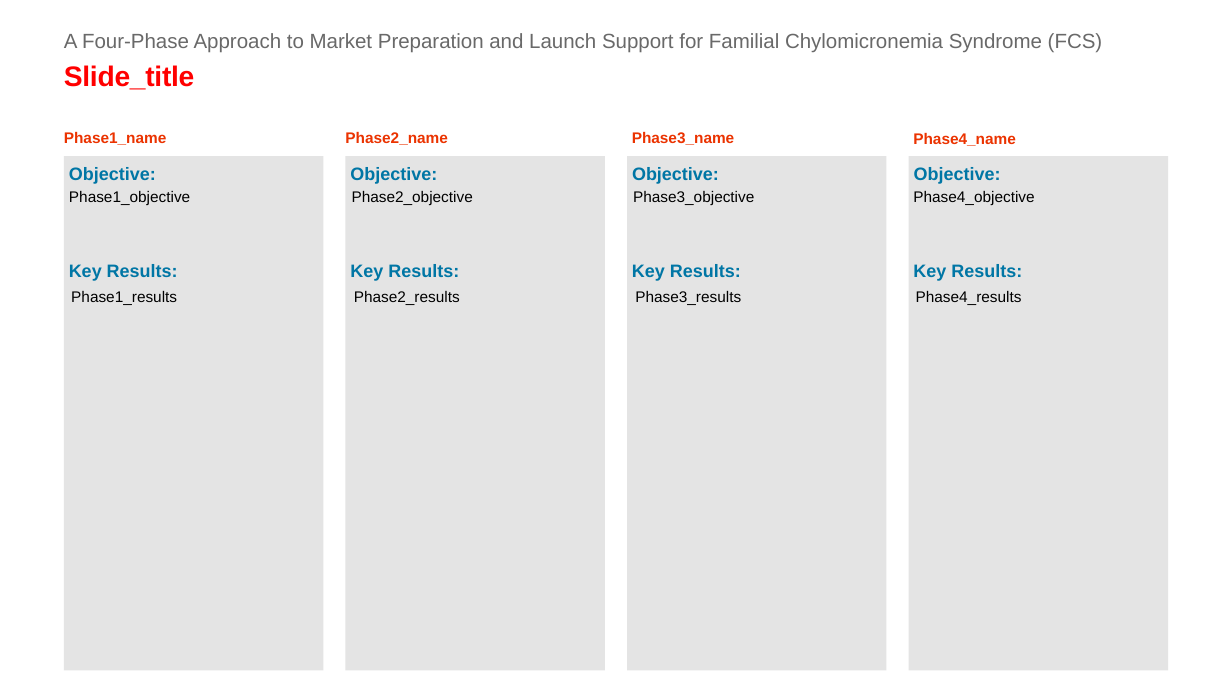
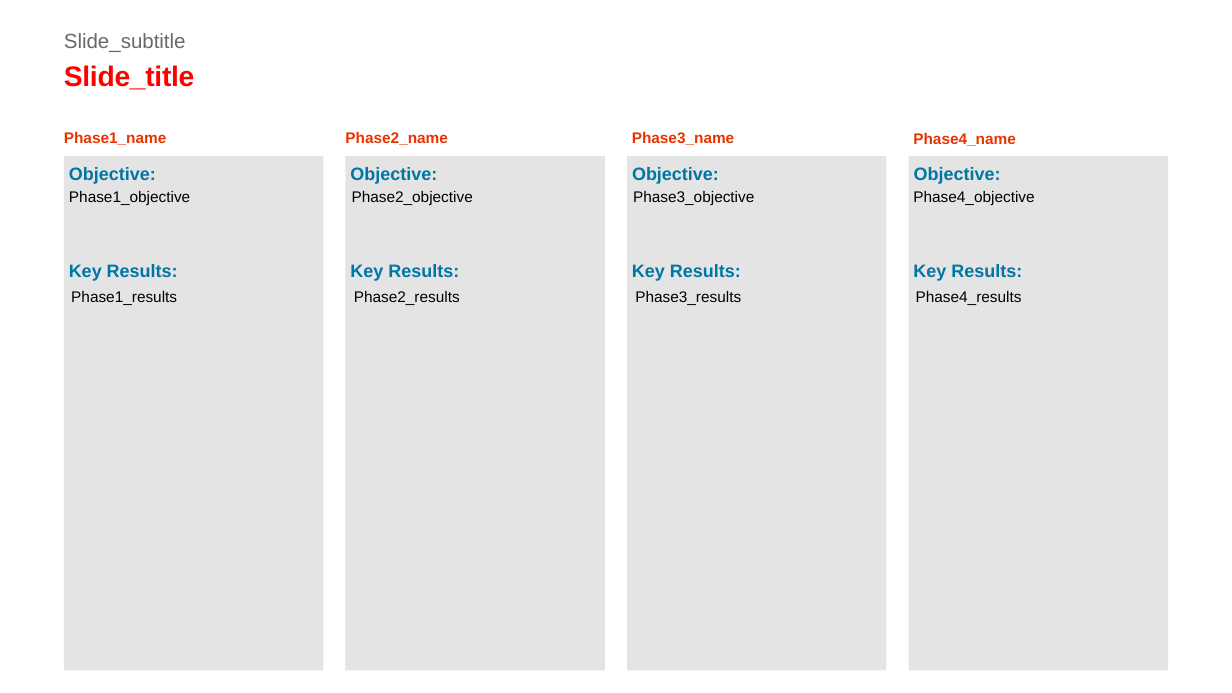
Before and after one commit to xpistos90210/templates, a slide deck: slide 1 of OKRs_template.pptx. Drawn at 1232x693 pixels with LibreOffice and Linux fonts; fonts in the diff are those of the drawing. Boxes give left, top, right and bottom in pixels: in the first picture for what was removed or moved away, otherwise in the second. Text is boxed around its words. In the diff, an @@ line names an element or a change of style, - is before the commit and + after.

```diff
--- a/OKRs_template.pptx
+++ b/OKRs_template.pptx
@@ text at (64,33,186,52): text changed @@
-A Four-Phase Approach to Market Preparation and Launch Support for Familial Chylomicronemia Syndrome (FCS)
+Slide_subtitle
```
